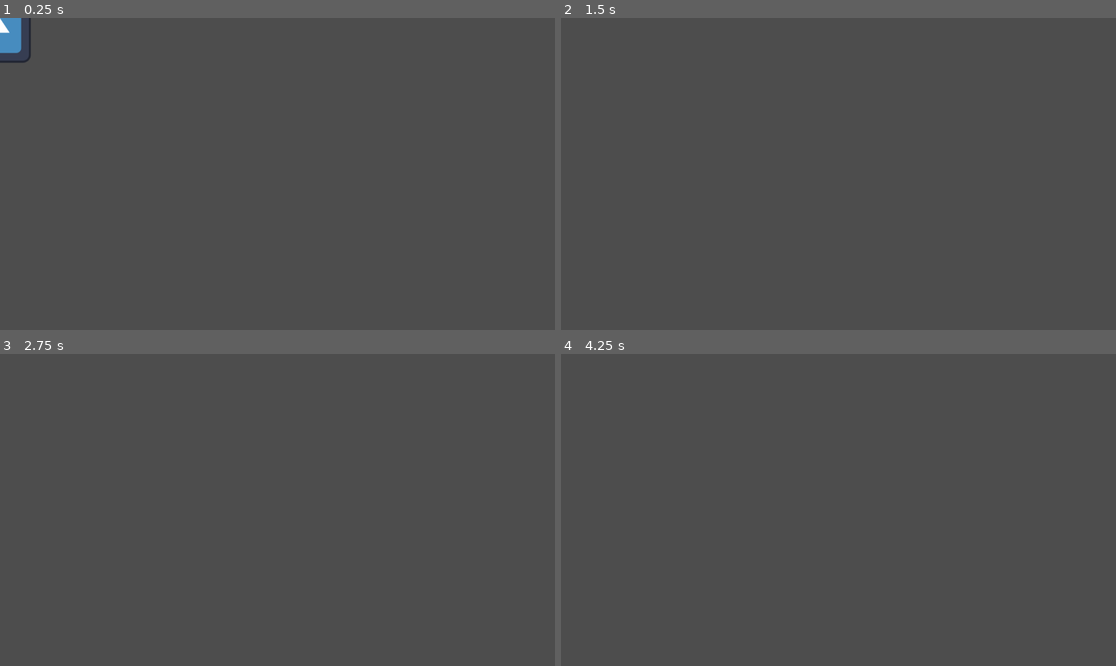
Above: before the commit, frames 1-4 (two rows, left to right).
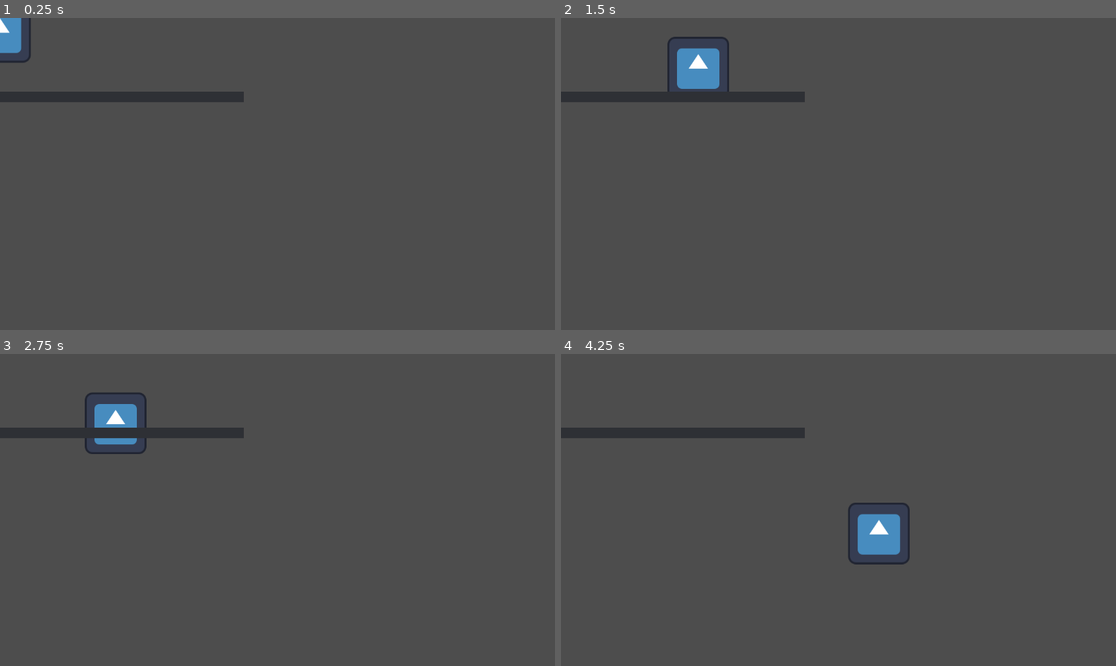
Above: after the commit, the same moments.

Repository: ArrowElectro11/leshy-and-jormungar
Game: Godot game, scene res://node_2d.tscn
The game is run twice, just before and just after one commit, with the same random seed, the same clock (stepped at 60 frames per second) and the same inputs. The project has no main scene, so this scene is started directly. The engine's default icon, where the game draws it, is replaced by a stand-in: a white triangle on a blue panel in a dark square.
Inputs:
- Up to frame 1 (0.25 s): no input
- Up to frame 2 (1.5 s): tap Enter (ui_accept) at 0.5, 0.77 s; hold Right (ui_right) from 0.53 s (still down)
- Up to frame 3 (2.75 s): tap Enter (ui_accept) at 1.52 s; release Right (ui_right) at 2.03 s; hold Left (ui_left) from 2.03 s (still down)
- Up to frame 4 (4.25 s): release Left (ui_left) at 2.78 s; hold Right (ui_right) from 2.78 s (still down); tap Enter (ui_accept) at 3.02, 3.77 s

The runs differ from the first frame. In frame 1, 1.5% of the frame differs, in the area x 0-44%, y 23-27%; in frame 2, 2.7%; in frame 3, 2.5%; in frame 4, 2.8%, in the area x 0-63%, y 23-68%.

Commit message:
i added a level
level

Diff:
--- a/node_2d.tscn
+++ b/node_2d.tscn
@@ -1,7 +1,8 @@
-[gd_scene load_steps=4 format=3 uid="uid://bljwfbb16b1vo"]
+[gd_scene load_steps=5 format=3 uid="uid://bljwfbb16b1vo"]
 
 [ext_resource type="Script" uid="uid://7svbpybbr0s4" path="res://character_body_2d.gd" id="1_0e48y"]
 [ext_resource type="Texture2D" uid="uid://bg78v33ibp7i3" path="res://icon.svg" id="2_epypp"]
+[ext_resource type="PackedScene" uid="uid://sqak6m27ymal" path="res://scenes/level.tscn" id="3_epypp"]
 
 [sub_resource type="CircleShape2D" id="CircleShape2D_0hol4"]
 
@@ -15,3 +16,6 @@
 
 [node name="CollisionShape2D" type="CollisionShape2D" parent="CharacterBody2D"]
 shape = SubResource("CircleShape2D_0hol4")
+
+[node name="Level" parent="." instance=ExtResource("3_epypp")]
+position = Vector2(-194, 164)
--- /dev/null
+++ b/scenes/level.tscn
@@ -0,0 +1,32 @@
+[gd_scene load_steps=3 format=3 uid="uid://sqak6m27ymal"]
+
+[ext_resource type="Texture2D" uid="uid://c2mpxtnv0d7vq" path="res://sprites/Screenshot 2024-10-09 171147.png" id="1_2q6dc"]
+
+[sub_resource type="RectangleShape2D" id="RectangleShape2D_w7c3h"]
+size = Vector2(712, 20)
+
+[node name="Level" type="Node2D"]
+
+[node name="StaticBody2D" type="StaticBody2D" parent="."]
+
+[node name="CollisionShape2D" type="CollisionShape2D" parent="StaticBody2D"]
+position = Vector2(346, 0)
+shape = SubResource("RectangleShape2D_w7c3h")
+
+[node name="Sprite2D" type="Sprite2D" parent="StaticBody2D"]
+position = Vector2(344, 1.19209e-07)
+scale = Vector2(3.98045, 0.294521)
+texture = ExtResource("1_2q6dc")
+
+[node name="StaticBody2D2" type="StaticBody2D" parent="."]
+
+[node name="CollisionShape2D" type="CollisionShape2D" parent="StaticBody2D2"]
+position = Vector2(35.9294, -327.578)
+rotation = 1.5708
+shape = SubResource("RectangleShape2D_w7c3h")
+
+[node name="Sprite2D" type="Sprite2D" parent="StaticBody2D2"]
+position = Vector2(32, -325)
+rotation = 1.5708
+scale = Vector2(3.98045, 0.294521)
+texture = ExtResource("1_2q6dc")
Binary file added: sprites/Screenshot 2024-10-09 171147.png
Not shown, added: sprites/Screenshot 2024-10-09 171147.png.import
